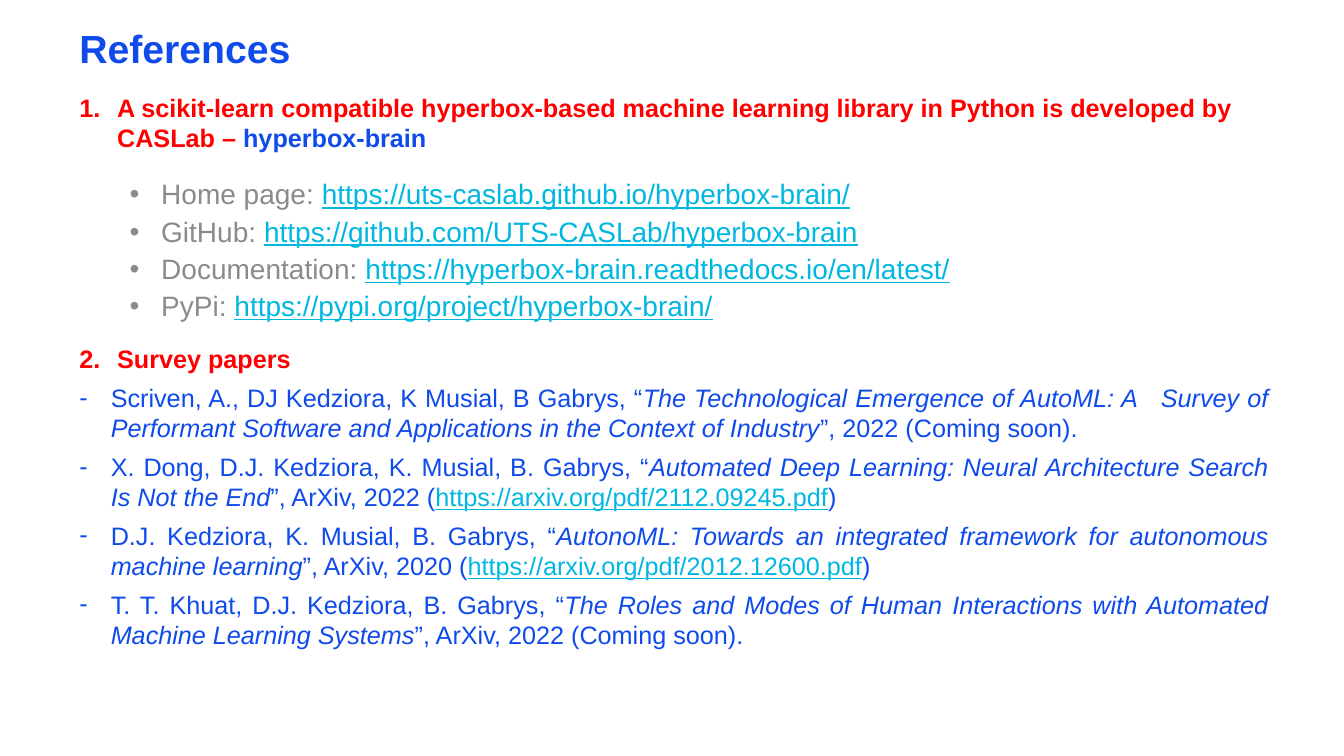
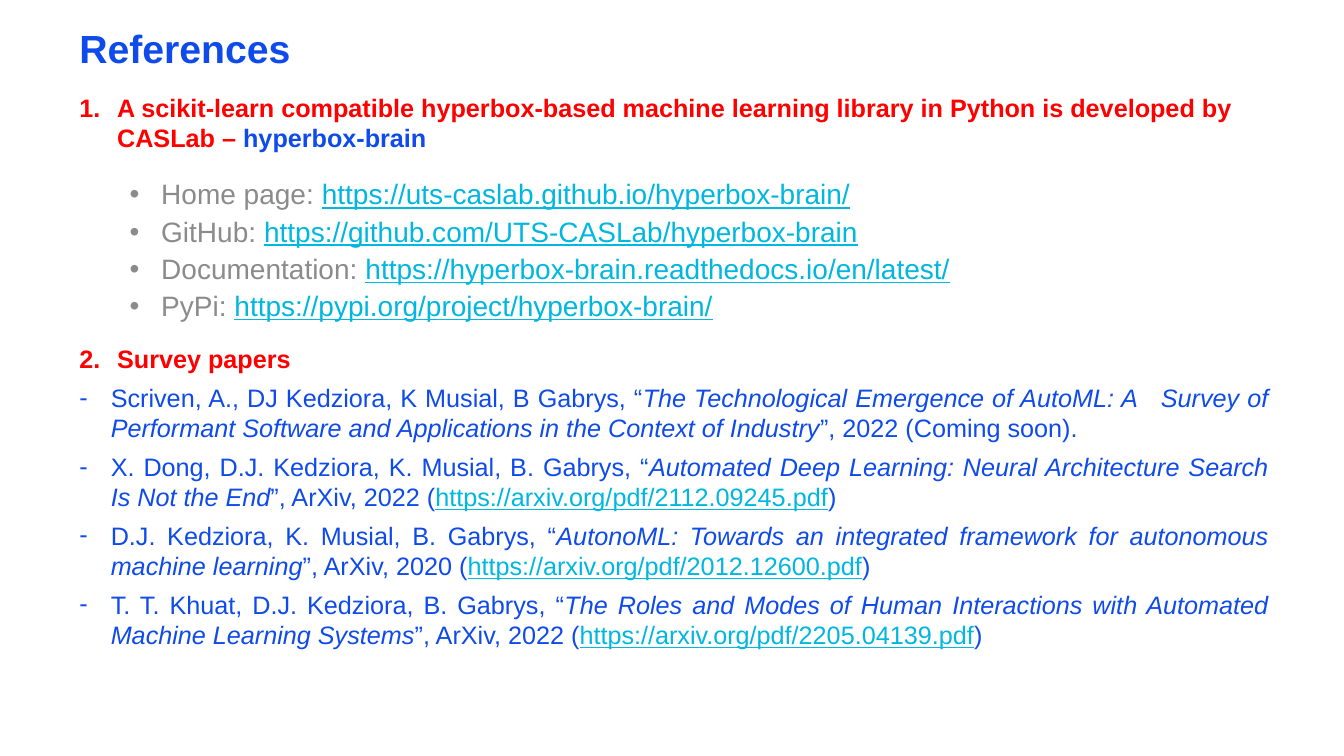
Before and after one commit to UTS-CASLab/AutoML-Tutorial, a slide deck: slide 14 of Lecture/AutoML Tutorial.pptx. Drawn at 1344x756 pixels with LibreOffice and Linux fonts; fonts in the diff are those of the drawing; background and template pictures are left out. Boxes give left, top, right and bottom in pixels: in the first picture for what was removed or moved away, otherwise in the second. Text is boxed around its words. In the diff, an @@ line names an element or a change of style, - is before the commit and + after.

Commit message:
update slides

```diff
--- a/Lecture/AutoML Tutorial.pptx
+++ b/Lecture/AutoML Tutorial.pptx
@@ text at bbox=[111, 595, 1268, 650]: text changed; italic off @@
-– T. T. Khuat, D.J. Kedziora, B. Gabrys, “The Roles and Modes of Human Interactions with Automated Machine Learning Systems”, ArXiv, 2022 (Coming soon).
+– T. T. Khuat, D.J. Kedziora, B. Gabrys, “The Roles and Modes of Human Interactions with Automated Machine Learning Systems”, ArXiv, 2022 (https://arxiv.org/pdf/2205.04139.pdf)
```
